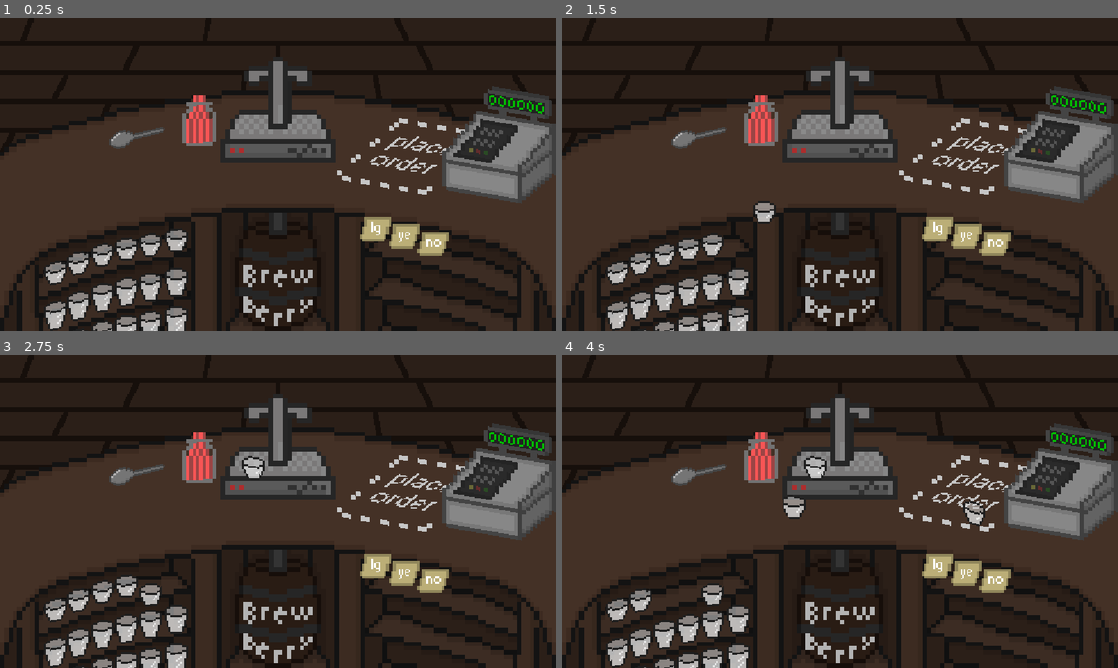
Above: before the commit, frames 1-4 (two rows, left to right).
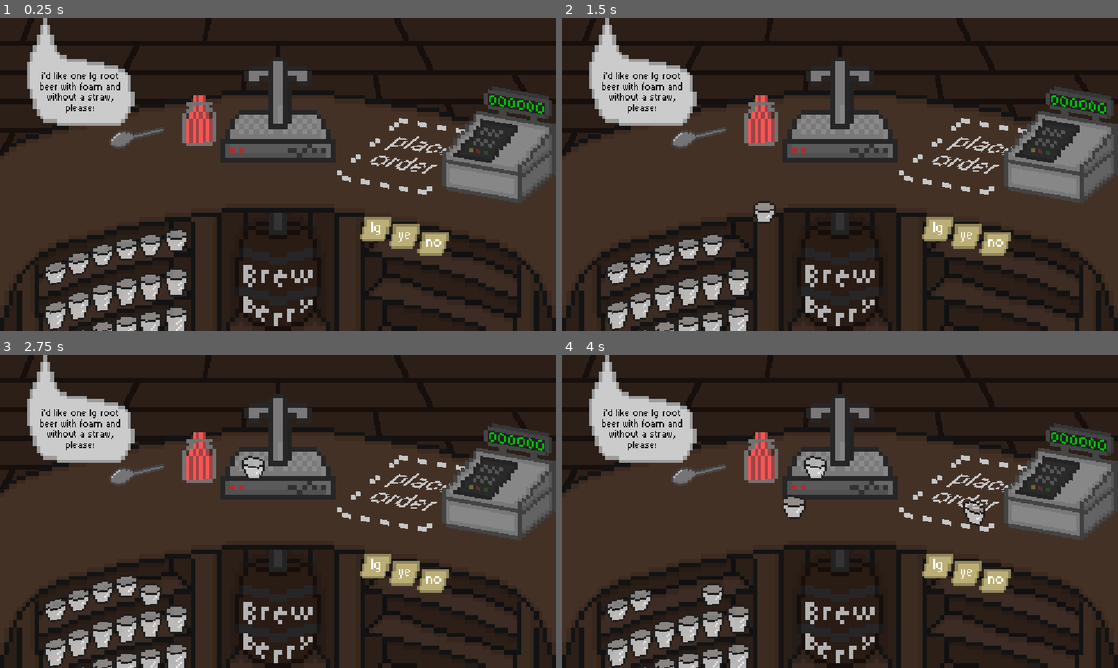
Above: after the commit, the same moments.

Repository: RafaeloxMC/brewberry
Game: Godot game, scene res://scenes/game.tscn
Same seed, same stepped clock (60 frames per second), same inputs: the game is played once before the commit and once after it. The project has no main scene, so this scene is started directly.
Inputs (mouse positions are in pixels of both pictures, inside the frame that each line leads up to):
- Up to frame 1 (0.25 s): no input
- Up to frame 2 (1.5 s): tap Enter at 0.5 s; drag from (795, 149) to (973, 155) at 0.52 s; tap Space at 1.25 s; drag from (739, 233) to (817, 111) at 1.27 s
- Up to frame 3 (2.75 s): tap Enter at 2 s; move the mouse to (150, 574) at 2.02 s; hold Right from 2.03 s (still down); tap Shift at 2.1 s; click (150, 574) at 2.17 s
- Up to frame 4 (4 s): release Right at 2.75 s; tap Space at 2.75 s; drag from (689, 580) to (795, 486) at 2.77 s; tap Enter at 3.5 s; drag from (662, 586) to (973, 492) at 3.52 s

The runs differ from the first frame. In frame 1, 3.7% of the frame differs, in the area x 4-25%, y 0-35%; in frame 2, 3.7%; in frame 3, 3.7%; in frame 4, 3.7%.

Commit message:
Add interactions to game

Diff:
--- a/scenes/game.tscn
+++ b/scenes/game.tscn
@@ -1,6 +1,7 @@
 [gd_scene format=3 uid="uid://ojxmii70g2c0"]
 
 [ext_resource type="Texture2D" uid="uid://ksikdboo53a0" path="res://assets/counter.png" id="1_uwrxv"]
+[ext_resource type="PackedScene" uid="uid://cs5wwm1ty3kd0" path="res://scenes/ui/bubble.tscn" id="1_vtaks"]
 [ext_resource type="Texture2D" uid="uid://0imy34dafskp" path="res://assets/floor.png" id="1_yqjtg"]
 [ext_resource type="PackedScene" uid="uid://cs8v2ww33xtad" path="res://scenes/fountain.tscn" id="3_lnu2h"]
 [ext_resource type="PackedScene" uid="uid://d0e7jpk72s2h5" path="res://scenes/cup.tscn" id="4_lbhrr"]
@@ -19,7 +20,22 @@
 grow_vertical = 2
 mouse_filter = 2
 
-[node name="TextureRect2" type="TextureRect" parent="." unique_id=2125246696]
+[node name="CanvasLayer" type="CanvasLayer" parent="." unique_id=1236706058]
+
+[node name="Bubble" parent="CanvasLayer" unique_id=277680958 instance=ExtResource("1_vtaks")]
+offset_left = 54.999996
+offset_right = 87.0
+offset_bottom = 32.0
+scale = Vector2(7, 7)
+
+[node name="Bubble2" parent="CanvasLayer" unique_id=138942359 instance=ExtResource("1_vtaks")]
+offset_left = 819.0
+offset_right = 851.0
+offset_bottom = 32.0
+scale = Vector2(5, 5)
+flip_h = true
+
+[node name="Floor" type="TextureRect" parent="." unique_id=2125246696]
 layout_mode = 1
 anchors_preset = 15
 anchor_right = 1.0
@@ -29,7 +45,7 @@
 mouse_filter = 2
 texture = ExtResource("1_yqjtg")
 
-[node name="TextureRect" type="TextureRect" parent="." unique_id=1273773350]
+[node name="Counter" type="TextureRect" parent="." unique_id=1273773350]
 layout_mode = 1
 anchors_preset = 7
 anchor_left = 0.5
--- /dev/null
+++ b/scenes/ui/bubble.tscn
@@ -0,0 +1,102 @@
+[gd_scene format=3 uid="uid://cs5wwm1ty3kd0"]
+
+[ext_resource type="Texture2D" uid="uid://bpxplnb43dvn4" path="res://assets/bubble.png" id="1_pm753"]
+[ext_resource type="Script" uid="uid://cjpggksi0vou5" path="res://scripts/bubble.gd" id="2_6vm6e"]
+[ext_resource type="FontFile" uid="uid://digm3x8bedixb" path="res://assets/fonts/pixelsix00.ttf" id="2_b4vvx"]
+
+[sub_resource type="LabelSettings" id="LabelSettings_a751v"]
+font = ExtResource("2_b4vvx")
+font_color = Color(0.0885599, 0.0885599, 0.0885599, 1)
+
+[sub_resource type="Animation" id="Animation_bn3r8"]
+length = 0.001
+tracks/0/type = "value"
+tracks/0/imported = false
+tracks/0/enabled = true
+tracks/0/path = NodePath(".:modulate")
+tracks/0/interp = 1
+tracks/0/loop_wrap = true
+tracks/0/keys = {
+"times": PackedFloat32Array(0),
+"transitions": PackedFloat32Array(1),
+"update": 0,
+"values": [Color(1, 1, 1, 1)]
+}
+
+[sub_resource type="Animation" id="Animation_h7sru"]
+resource_name = "hide"
+length = 0.5
+tracks/0/type = "value"
+tracks/0/imported = false
+tracks/0/enabled = true
+tracks/0/path = NodePath(".:modulate")
+tracks/0/interp = 1
+tracks/0/loop_wrap = true
+tracks/0/keys = {
+"times": PackedFloat32Array(0, 0.5),
+"transitions": PackedFloat32Array(1, 1),
+"update": 0,
+"values": [Color(1, 1, 1, 1), Color(1, 1, 1, 0)]
+}
+
+[sub_resource type="Animation" id="Animation_c8oa2"]
+resource_name = "show"
+length = 0.5
+tracks/0/type = "value"
+tracks/0/imported = false
+tracks/0/enabled = true
+tracks/0/path = NodePath(".:modulate")
+tracks/0/interp = 1
+tracks/0/loop_wrap = true
+tracks/0/keys = {
+"times": PackedFloat32Array(0, 0.5),
+"transitions": PackedFloat32Array(1, 1),
+"update": 0,
+"values": [Color(1, 1, 1, 0), Color(1, 1, 1, 1)]
+}
+
+[sub_resource type="Animation" id="Animation_6vm6e"]
+resource_name = "show_and_hide"
+length = 5.0
+tracks/0/type = "value"
+tracks/0/imported = false
+tracks/0/enabled = true
+tracks/0/path = NodePath(".:modulate")
+tracks/0/interp = 1
+tracks/0/loop_wrap = true
+tracks/0/keys = {
+"times": PackedFloat32Array(0, 0.5, 4.5, 5),
+"transitions": PackedFloat32Array(1, 1, 1, 1),
+"update": 0,
+"values": [Color(1, 1, 1, 0), Color(1, 1, 1, 1), Color(1, 1, 1, 1), Color(1, 1, 1, 0)]
+}
+
+[sub_resource type="AnimationLibrary" id="AnimationLibrary_ncbio"]
+_data = {
+&"RESET": SubResource("Animation_bn3r8"),
+&"hide": SubResource("Animation_h7sru"),
+&"show": SubResource("Animation_c8oa2"),
+&"show_and_hide": SubResource("Animation_6vm6e")
+}
+
+[node name="Bubble" type="TextureRect" unique_id=277680958]
+texture = ExtResource("1_pm753")
+script = ExtResource("2_6vm6e")
+
+[node name="Label" type="Label" parent="." unique_id=1583376961]
+custom_minimum_size = Vector2(173.333, 81)
+custom_maximum_size = Vector2(173.333, 81)
+layout_mode = 0
+offset_left = 3.0
+offset_top = 16.0
+offset_right = 176.333
+offset_bottom = 97.0
+scale = Vector2(0.15, 0.15)
+text = "i'd like one root beer without foam and with a straw, please!"
+label_settings = SubResource("LabelSettings_a751v")
+horizontal_alignment = 1
+vertical_alignment = 1
+autowrap_mode = 3
+
+[node name="AnimationPlayer" type="AnimationPlayer" parent="." unique_id=1261950714]
+libraries/ = SubResource("AnimationLibrary_ncbio")
--- /dev/null
+++ b/scripts/bubble.gd
@@ -0,0 +1,21 @@
+extends TextureRect
+
+@onready var label: Label = $Label
+@onready var animation_player: AnimationPlayer = $AnimationPlayer
+
+var phrases := ["oooh, so yummy!", "this is delicious", "yum!", "ooh, root beer so good", "this tastes amazing"]
+
+func _ready() -> void:
+	GameManager.sell.connect(_handle_sell)
+	_handle_sell(0)
+
+func _handle_sell(_price: int) -> void:
+	if self.flip_h:
+		if GameManager.cash == 0:
+			modulate = Color(1, 1, 1, 0)
+			return
+		label.text = phrases[randi_range(0, phrases.size() - 1)]
+		animation_player.play("show_and_hide")
+	else:
+		await get_tree().process_frame
+		label.text = "i'd like one " + GameManager.current_order_size + " root beer " + ("with" if GameManager.current_order_foam else "without") + " foam and " + ("with" if GameManager.current_order_straw else "without") + " a straw, please!"
Binary file added: assets/aseprite/bubble.aseprite
Binary file added: assets/bubble.png
Not shown, added: assets/bubble.png.import
Not shown, added: scripts/bubble.gd.uid
